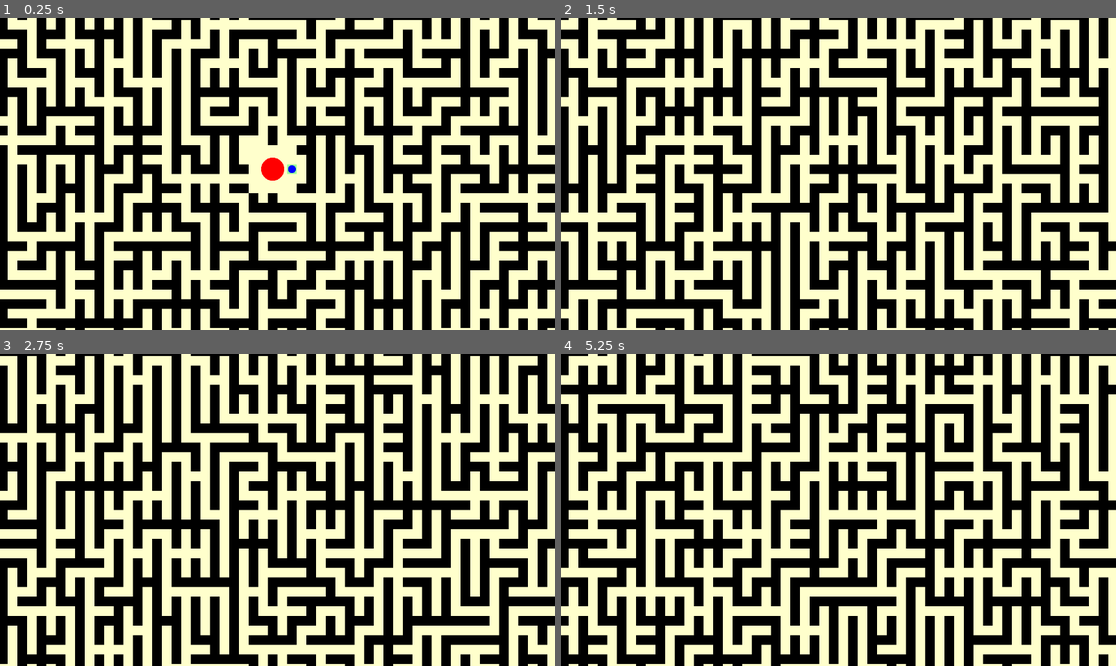
Above: before the commit, frames 1-4 (two rows, left to right).
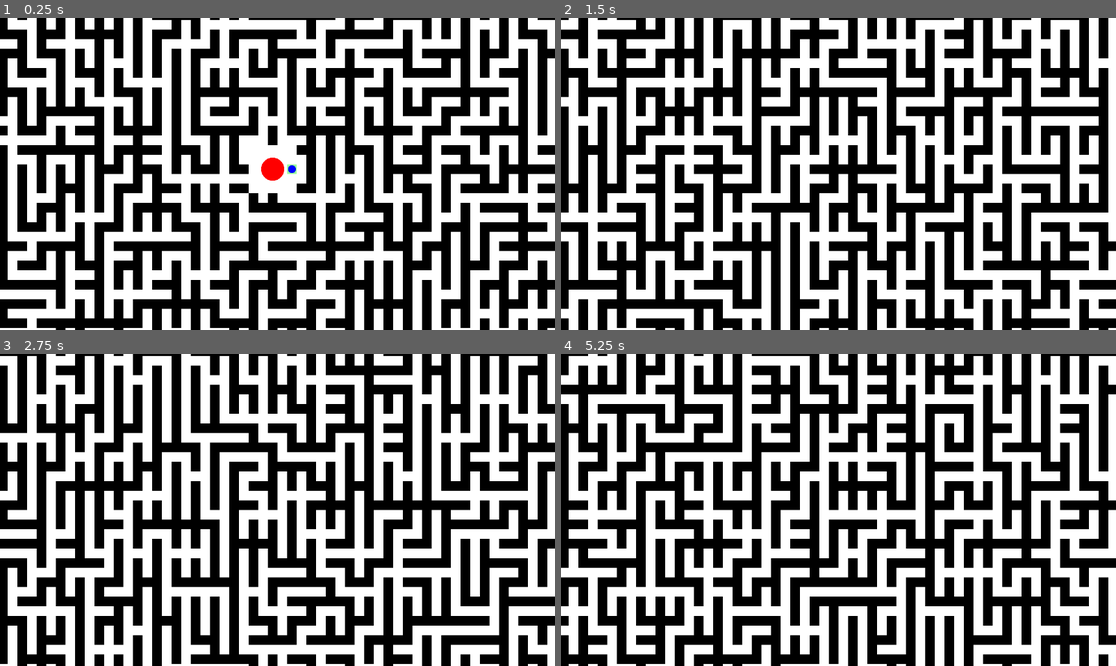
Above: after the commit, the same moments.

Repository: Onheiron/robottini-in-un-labirinto-pazzeschissimo
Game: Godot game, scene res://main.tscn
The game is run twice, just before and just after one commit, with the same random seed, the same clock (stepped at 60 frames per second) and the same inputs.
Inputs:
- Up to frame 1 (0.25 s): no input
- Up to frame 2 (1.5 s): tap Enter at 0.5 s; hold Right (ui_right) 0.53-1.28 s; tap Space at 1.25 s; hold Down (ui_down) from 1.28 s (still down)
- Up to frame 3 (2.75 s): tap Enter at 2 s; release Down (ui_down) at 2.03 s; hold Right (ui_right) from 2.03 s (still down)
- Up to frame 4 (5.25 s): tap Space at 2.75, 4.25 s; release Right (ui_right) at 2.78 s; hold Up (ui_up) 2.78-3.53 s; tap Enter at 3.5 s; hold Left (ui_left) 3.53-5.03 s; hold Down (ui_down) from 5.03 s (still down)

The runs differ from the first frame. In frame 1, 51% of the frame differs, in the area x 0-100%, y 0-100%; in frame 2, 50%; in frame 3, 50%; in frame 4, 50%.

Commit message:
bot zero zero

Diff:
--- a/main.tscn
+++ b/main.tscn
@@ -9,3 +9,4 @@
 
 [node name="MazeGenerator" type="Node2D" parent="."]
 script = ExtResource("1_1x2y3")
+robot_behavior = "Junction"
--- /dev/null
+++ b/scripts/dfs_behavior.gd
@@ -0,0 +1,71 @@
+class_name DFSBehavior
+extends RobotBehavior
+
+## Comportamento DFS classico - esplora sempre verso celle non visitate
+
+# Stack per il backtracking: [{position: Vector2i, unvisited: Array}]
+var exploration_stack: Array = []
+
+func get_behavior_name() -> String:
+	return "DFS"
+
+func update(_delta: float, maze: Array, world_state) -> bool:
+	if robot_ref.is_moving:
+		return false
+
+	return _explore_next(maze, world_state)
+
+func on_arrival(grid_pos: Vector2i, maze: Array, world_state):
+	## Marca la cella visitata e controlla se è uno snodo
+	world_state.mark_tile_visited(
+		robot_ref.current_meta_x, robot_ref.current_meta_y,
+		robot_ref.current_cell_x, robot_ref.current_cell_y,
+		grid_pos.x, grid_pos.y
+	)
+
+	# Controlla se è uno snodo (più di 2 aperture)
+	var all_neighbors = robot_ref.get_available_neighbors(grid_pos, maze, world_state)
+	if all_neighbors.size() > 2 and not robot_ref.is_in_spawn_area(grid_pos):
+		world_state.place_object(
+			robot_ref.current_meta_x, robot_ref.current_meta_y,
+			robot_ref.current_cell_x, robot_ref.current_cell_y,
+			Vector2(grid_pos.x, grid_pos.y), "junction", {}
+		)
+
+func _explore_next(maze: Array, world_state) -> bool:
+	var grid_pos = robot_ref.get_grid_position()
+
+	# Trova tutte le celle accessibili non ancora visitate
+	var unvisited_neighbors = robot_ref.get_unvisited_neighbors(grid_pos, maze, world_state)
+
+	if unvisited_neighbors.size() > 0:
+		# Salva questa posizione nello stack se ha più scelte
+		if unvisited_neighbors.size() > 1:
+			exploration_stack.append({
+				"position": grid_pos,
+				"unvisited": unvisited_neighbors.duplicate()
+			})
+
+		# Scegli la prima cella non visitata (DFS)
+		var next_pos = unvisited_neighbors[0]
+		robot_ref.move_to_position(next_pos)
+		return true
+	else:
+		# Nessuna cella non visitata accessibile - backtrack
+		return _backtrack(maze, world_state)
+
+func _backtrack(maze: Array, world_state) -> bool:
+	while exploration_stack.size() > 0:
+		var junction = exploration_stack.pop_back()
+		var junction_pos = junction["position"]
+
+		# Trova celle non visitate da questo snodo
+		var unvisited = robot_ref.get_unvisited_neighbors(junction_pos, maze, world_state)
+
+		if unvisited.size() > 0:
+			# C'è ancora qualcosa da esplorare, torna a questo snodo
+			robot_ref.move_to_position(junction_pos)
+			return true
+
+	# Stack vuoto - esplorazione completata
+	return false
--- /dev/null
+++ b/scripts/junction_behavior.gd
@@ -0,0 +1,201 @@
+class_name JunctionBehavior
+extends RobotBehavior
+
+## Comportamento basato su svincoli - esplora completamente uno svincolo alla volta
+
+# Stack di svincoli da esplorare: [{position: Vector2i, branches: Array, explored: Array}]
+var junction_stack: Array = []
+var current_junction: Dictionary = {}
+
+# Stato del percorso corrente
+var exploring_branch: bool = false
+var branch_start_junction: Vector2i
+
+func get_behavior_name() -> String:
+	return "Junction Explorer"
+
+func update(_delta: float, maze: Array, world_state) -> bool:
+	if robot_ref.is_moving:
+		return false
+
+	return _explore_next(maze, world_state)
+
+func on_arrival(grid_pos: Vector2i, maze: Array, world_state):
+	## Marca la cella visitata e controlla se è uno svincolo
+	world_state.mark_tile_visited(
+		robot_ref.current_meta_x, robot_ref.current_meta_y,
+		robot_ref.current_cell_x, robot_ref.current_cell_y,
+		grid_pos.x, grid_pos.y
+	)
+
+	# Controlla se è uno svincolo (più di 2 aperture)
+	var all_neighbors = robot_ref.get_available_neighbors(grid_pos, maze, world_state)
+	if all_neighbors.size() > 2 and not robot_ref.is_in_spawn_area(grid_pos):
+		world_state.place_object(
+			robot_ref.current_meta_x, robot_ref.current_meta_y,
+			robot_ref.current_cell_x, robot_ref.current_cell_y,
+			Vector2(grid_pos.x, grid_pos.y), "junction", {}
+		)
+
+		# Se stavamo esplorando un ramo, abbiamo trovato un nuovo svincolo
+		if exploring_branch:
+			_handle_new_junction_found(grid_pos, all_neighbors)
+			exploring_branch = false
+
+func _handle_new_junction_found(pos: Vector2i, neighbors: Array):
+	## Gestisce la scoperta di un nuovo svincolo durante l'esplorazione
+	# Se lo svincolo precedente ha ancora rami da esplorare, salva questo nuovo svincolo
+	if not current_junction.is_empty():
+		var explored = current_junction["explored"]
+		var branches = current_junction["branches"]
+
+		if explored.size() < branches.size():
+			# Lo svincolo precedente ha ancora rami, salviamo questo per dopo
+			junction_stack.append({
+				"position": pos,
+				"branches": neighbors,
+				"explored": []
+			})
+			return
+
+	# Altrimenti questo diventa lo svincolo corrente
+	current_junction = {
+		"position": pos,
+		"branches": neighbors,
+		"explored": []
+	}
+
+func _explore_next(maze: Array, world_state) -> bool:
+	var grid_pos = robot_ref.get_grid_position()
+
+	# Se stiamo esplorando un ramo, continua lungo quel ramo
+	if exploring_branch:
+		return _continue_branch_exploration(grid_pos, maze, world_state)
+
+	# Se non abbiamo uno svincolo corrente, ne cerchiamo uno
+	if current_junction.is_empty():
+		return _find_first_junction(grid_pos, maze, world_state)
+
+	# Se abbiamo uno svincolo corrente, scegliamo un nuovo ramo da esplorare
+	return _start_new_branch(grid_pos, maze, world_state)
+
+func _continue_branch_exploration(grid_pos: Vector2i, maze: Array, world_state) -> bool:
+	## Continua a esplorare lungo il ramo corrente
+	var neighbors = robot_ref.get_available_neighbors(grid_pos, maze, world_state)
+
+	# Se è uno svincolo, lo gestiamo qui
+	if neighbors.size() > 2 and not robot_ref.is_in_spawn_area(grid_pos):
+		# Abbiamo trovato un nuovo svincolo durante l'esplorazione
+		exploring_branch = false
+
+		# Se non abbiamo ancora uno svincolo corrente, questo diventa il primo
+		if current_junction.is_empty():
+			current_junction = {
+				"position": grid_pos,
+				"branches": neighbors,
+				"explored": []
+			}
+			# Inizia subito a esplorare i suoi rami
+			return _start_new_branch(grid_pos, maze, world_state)
+		else:
+			# Abbiamo già uno svincolo corrente, gestiamo questo nuovo
+			var explored = current_junction["explored"]
+			var branches = current_junction["branches"]
+
+			if explored.size() < branches.size():
+				# Lo svincolo precedente ha ancora rami, salviamo questo per dopo
+				junction_stack.append({
+					"position": grid_pos,
+					"branches": neighbors,
+					"explored": []
+				})
+				# Torna allo svincolo precedente per finire i suoi rami
+				robot_ref.move_to_position(current_junction["position"])
+				return true
+			else:
+				# Lo svincolo precedente è completato, questo diventa il corrente
+				current_junction = {
+					"position": grid_pos,
+					"branches": neighbors,
+					"explored": []
+				}
+				return _start_new_branch(grid_pos, maze, world_state)
+
+	# Altrimenti continua lungo il percorso
+	var unvisited = robot_ref.get_unvisited_neighbors(grid_pos, maze, world_state)
+	if unvisited.size() > 0:
+		robot_ref.move_to_position(unvisited[0])
+		return true
+
+	# Vicolo cieco o già tutto visitato - torna allo svincolo
+	exploring_branch = false
+	if not current_junction.is_empty():
+		robot_ref.move_to_position(current_junction["position"])
+		return true
+
+	return false
+
+func _find_first_junction(grid_pos: Vector2i, maze: Array, world_state) -> bool:
+	## Trova il primo svincolo da cui iniziare
+	var neighbors = robot_ref.get_available_neighbors(grid_pos, maze, world_state)
+
+	if neighbors.size() > 2:
+		# Questa posizione è già uno svincolo
+		current_junction = {
+			"position": grid_pos,
+			"branches": neighbors,
+			"explored": []
+		}
+		return _start_new_branch(grid_pos, maze, world_state)
+	elif neighbors.size() > 0:
+		# Muoviti finché non trovi uno svincolo
+		var unvisited = robot_ref.get_unvisited_neighbors(grid_pos, maze, world_state)
+		if unvisited.size() > 0:
+			robot_ref.move_to_position(unvisited[0])
+			return true
+
+	return false
+
+func _start_new_branch(grid_pos: Vector2i, _maze: Array, _world_state) -> bool:
+	## Inizia a esplorare un nuovo ramo dallo svincolo corrente
+	var junction_pos = current_junction["position"]
+
+	# Se non siamo allo svincolo, torniamo prima lì
+	if grid_pos != junction_pos:
+		robot_ref.move_to_position(junction_pos)
+		return true
+
+	# Trova rami non ancora esplorati
+	var branches = current_junction["branches"]
+	var explored = current_junction["explored"]
+	var unexplored_branches = []
+
+	for branch in branches:
+		var already_explored = false
+		for explored_branch in explored:
+			if explored_branch == branch:
+				already_explored = true
+				break
+		if not already_explored:
+			unexplored_branches.append(branch)
+
+	if unexplored_branches.size() > 0:
+		# Scegli un ramo casuale
+		var chosen_branch = unexplored_branches[randi() % unexplored_branches.size()]
+		explored.append(chosen_branch)
+
+		# Inizia a esplorare questo ramo
+		exploring_branch = true
+		branch_start_junction = junction_pos
+		robot_ref.move_to_position(chosen_branch)
+		return true
+	else:
+		# Tutti i rami esplorati - passa al prossimo svincolo nello stack
+		if junction_stack.size() > 0:
+			current_junction = junction_stack.pop_back()
+			robot_ref.move_to_position(current_junction["position"])
+			return true
+		else:
+			# Esplorazione completata
+			current_junction = {}
+			return false
--- a/scripts/maze_generator.gd
+++ b/scripts/maze_generator.gd
@@ -7,6 +7,7 @@
 @export var cell_size: int = 20
 @export var seed_value: int = 0
 @export var meta_maze_size: int = 10
+@export_enum("DFS", "Junction") var robot_behavior: String = "DFS"
 
 var maze: Array = []
 var rng: RandomNumberGenerator
@@ -193,7 +194,7 @@
 	var maze_center = Vector2((maze_width * 2 + 1) / 2.0, (maze_height * 2 + 1) / 2.0)
 	var robot_spawn = Vector2((maze_center.x + 2) * cell_size, maze_center.y * cell_size)
 
-	robot = Robot.new(robot_spawn, cell_size, start_meta_x, start_meta_y, start_cell_x, start_cell_y)
+	robot = Robot.new(robot_spawn, cell_size, start_meta_x, start_meta_y, start_cell_x, start_cell_y, robot_behavior)
 
 func record_current_cell():
 	## Registra la cella corrente come visitata
@@ -317,7 +318,7 @@
 			else:
 				# Verifica se la tile è stata visitata
 				var is_visited = world_state.is_tile_visited(current_meta_cell_x, current_meta_cell_y, current_cell_x, current_cell_y, x, y)
-				color = Color(0.6, 1.0, 0.6) if is_visited else Color(1.0, 1.0, 0.8)  # Verde chiaro vs giallo
+				color = Color(0.6, 1.0, 0.6) if is_visited else Color.WHITE  # Verde chiaro vs bianco
 
 			var rect = Rect2(x * cell_size, y * cell_size, cell_size, cell_size)
 			draw_rect(rect, color)
--- a/scripts/robot.gd
+++ b/scripts/robot.gd
@@ -1,14 +1,17 @@
 class_name Robot
 extends RefCounted
 
-## Robot che esplora autonomamente il labirinto con backtracking DFS
+## Robot che esplora autonomamente il labirinto usando diversi comportamenti
 
 var position: Vector2
 var maze_cell_size: int
 var move_speed: float = 2.0  # Celle al secondo
 
-# Stack per il backtracking: [{position: Vector2i, unvisited: Array}]
-var exploration_stack: Array = []
+# Comportamento corrente
+var behavior: RobotBehavior
+
+# Maze corrente (riferimento)
+var current_maze: Array = []
 
 # Stato movimento
 var is_moving: bool = false
@@ -27,7 +30,7 @@
 
 enum Direction { NORTH, SOUTH, EAST, WEST }
 
-func _init(start_pos: Vector2, cell_size: int, meta_x: int, meta_y: int, cell_x: int, cell_y: int):
+func _init(start_pos: Vector2, cell_size: int, meta_x: int, meta_y: int, cell_x: int, cell_y: int, behavior_type: String = "DFS"):
 	position = start_pos
 	maze_cell_size = cell_size
 	spawn_center = Vector2i(int(start_pos.x / cell_size), int(start_pos.y / cell_size))
@@ -36,16 +39,23 @@
 	current_cell_x = cell_x
 	current_cell_y = cell_y
 
+	# Inizializza il comportamento
+	if behavior_type == "Junction":
+		behavior = JunctionBehavior.new(self)
+	else:
+		behavior = DFSBehavior.new(self)
+
 func get_grid_position() -> Vector2i:
 	## Converte posizione pixel in coordinate griglia
 	return Vector2i(int(position.x / maze_cell_size), int(position.y / maze_cell_size))
 
 func update(delta: float, maze: Array, world_state) -> bool:
 	## Aggiorna lo stato del robot. Ritorna true se si è mosso
+	current_maze = maze
 	if is_moving:
 		return _update_movement(delta, world_state)
 	else:
-		return _explore_next(maze, world_state)
+		return behavior.update(delta, maze, world_state)
 
 func _update_movement(delta: float, world_state) -> bool:
 	## Gestisce il movimento verso il target
@@ -56,9 +66,9 @@
 		is_moving = false
 		move_progress = 0.0
 
-		# Marca la cella come visitata
+		# Notifica il comportamento dell'arrivo
 		var grid_pos = get_grid_position()
-		world_state.mark_tile_visited(current_meta_x, current_meta_y, current_cell_x, current_cell_y, grid_pos.x, grid_pos.y)
+		behavior.on_arrival(grid_pos, current_maze, world_state)
 
 		return true
 	else:
@@ -71,36 +81,9 @@
 		position = start_pos.lerp(move_target, t)
 		return false
 
-func _explore_next(maze: Array, world_state) -> bool:
-	## Decide la prossima mossa nell'esplorazione usando DFS
-	var grid_pos = get_grid_position()
+## Funzioni di utilità pubbliche per i behavior
 
-	# Trova tutte le celle accessibili non ancora visitate
-	var unvisited_neighbors = _get_unvisited_neighbors(grid_pos, maze, world_state)
-
-	if unvisited_neighbors.size() > 0:
-		# Prima di muoverci, controlla se questa cella è uno snodo
-		var all_neighbors = _get_available_neighbors(grid_pos, maze, world_state)
-		if all_neighbors.size() > 2 and not _is_in_spawn_area(grid_pos):
-			# È uno snodo (più di 2 aperture) e non nell'area di spawn
-			world_state.place_object(current_meta_x, current_meta_y, current_cell_x, current_cell_y, Vector2(grid_pos.x, grid_pos.y), "junction", {})
-
-		# Salva questa posizione nello stack se ha più scelte
-		if unvisited_neighbors.size() > 1:
-			exploration_stack.append({
-				"position": grid_pos,
-				"unvisited": unvisited_neighbors.duplicate()
-			})
-
-		# Scegli la prima cella non visitata (DFS)
-		var next_pos = unvisited_neighbors[0]
-		_move_to_position(next_pos)
-		return true
-	else:
-		# Nessuna cella non visitata accessibile - backtrack
-		return _backtrack(maze, world_state)
-
-func _get_unvisited_neighbors(grid_pos: Vector2i, maze: Array, world_state) -> Array:
+func get_unvisited_neighbors(grid_pos: Vector2i, maze: Array, world_state) -> Array:
 	## Trova tutte le celle accessibili adiacenti non ancora visitate
 	var neighbors = []
 	var checks = [
@@ -111,13 +94,13 @@
 	]
 
 	for pos in checks:
-		if _can_move_to(pos.x, pos.y, maze, world_state):
+		if can_move_to(pos.x, pos.y, maze, world_state):
 			if not world_state.is_tile_visited(current_meta_x, current_meta_y, current_cell_x, current_cell_y, pos.x, pos.y):
 				neighbors.append(pos)
 
 	return neighbors
 
-func _get_available_neighbors(grid_pos: Vector2i, maze: Array, world_state) -> Array:
+func get_available_neighbors(grid_pos: Vector2i, maze: Array, world_state) -> Array:
 	## Trova tutte le celle accessibili adiacenti (visitate o no)
 	var neighbors = []
 	var checks = [
@@ -128,18 +111,18 @@
 	]
 
 	for pos in checks:
-		if _can_move_to(pos.x, pos.y, maze, world_state):
+		if can_move_to(pos.x, pos.y, maze, world_state):
 			neighbors.append(pos)
 
 	return neighbors
 
-func _is_in_spawn_area(grid_pos: Vector2i) -> bool:
+func is_in_spawn_area(grid_pos: Vector2i) -> bool:
 	## Controlla se una cella è nell'area di spawn (64x64)
 	var dx = abs(grid_pos.x - spawn_center.x)
 	var dy = abs(grid_pos.y - spawn_center.y)
 	return dx <= spawn_radius and dy <= spawn_radius
 
-func _can_move_to(x: int, y: int, maze: Array, world_state) -> bool:
+func can_move_to(x: int, y: int, maze: Array, world_state) -> bool:
 	## Verifica se il robot può muoversi in una cella
 	if y < 0 or y >= maze.size() or x < 0 or x >= maze[0].size():
 		return false
@@ -148,7 +131,7 @@
 	var is_removed = world_state.is_wall_removed_current(x, y)
 	return maze[y][x] == 1 or is_removed  # 1 = PATH
 
-func _move_to_position(grid_pos: Vector2i):
+func move_to_position(grid_pos: Vector2i):
 	## Inizia il movimento verso una posizione griglia
 	move_target = Vector2(
 		grid_pos.x * maze_cell_size + maze_cell_size / 2.0,
@@ -156,20 +139,3 @@
 	)
 	is_moving = true
 	move_progress = 0.0
-
-func _backtrack(maze: Array, world_state) -> bool:
-	## Torna indietro all'ultimo snodo con celle non visitate
-	while exploration_stack.size() > 0:
-		var junction = exploration_stack.pop_back()
-		var junction_pos = junction["position"]
-
-		# Trova celle non visitate da questo snodo
-		var unvisited = _get_unvisited_neighbors(junction_pos, maze, world_state)
-
-		if unvisited.size() > 0:
-			# C'è ancora qualcosa da esplorare, torna a questo snodo
-			_move_to_position(junction_pos)
-			return true
-
-	# Stack vuoto - esplorazione completata
-	return false
--- /dev/null
+++ b/scripts/robot_behavior.gd
@@ -0,0 +1,21 @@
+class_name RobotBehavior
+extends RefCounted
+
+## Classe base per i comportamenti di esplorazione del robot
+
+var robot_ref: Robot
+
+func _init(robot: Robot):
+	robot_ref = robot
+
+func update(_delta: float, _maze: Array, _world_state) -> bool:
+	## Aggiorna il comportamento. Ritorna true se il robot si è mosso
+	return false
+
+func on_arrival(_grid_pos: Vector2i, _maze: Array, _world_state):
+	## Chiamato quando il robot arriva in una nuova posizione
+	pass
+
+func get_behavior_name() -> String:
+	## Nome del comportamento
+	return "Base"
Not shown, added: scripts/dfs_behavior.gd.uid
Not shown, added: scripts/junction_behavior.gd.uid
Not shown, added: scripts/robot_behavior.gd.uid
